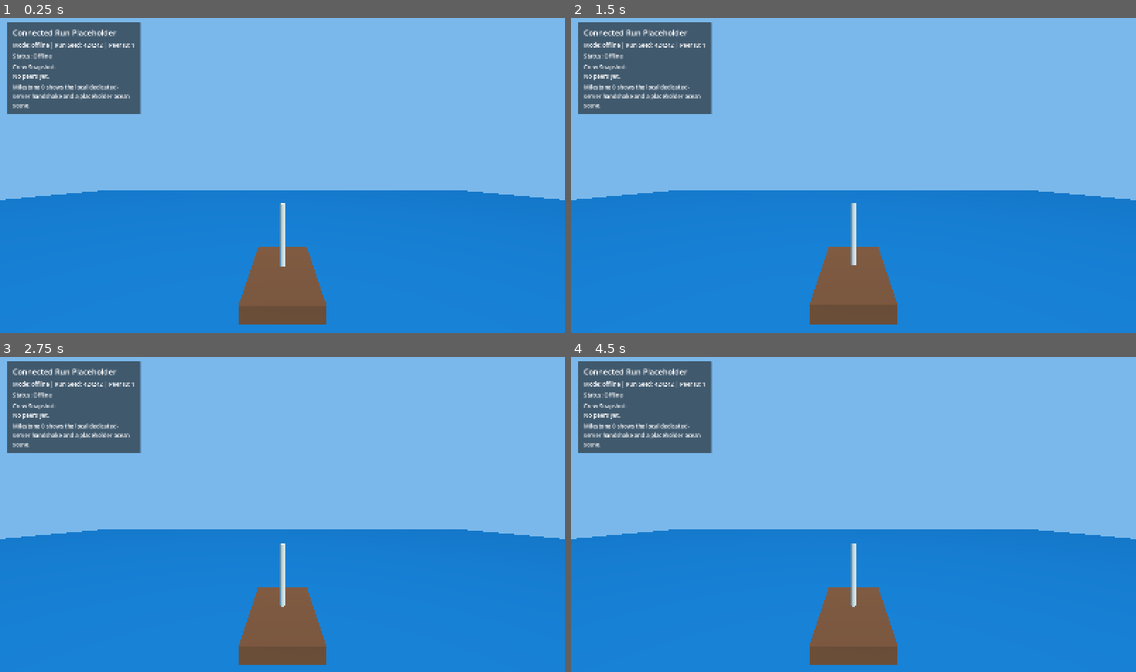
Above: before the commit, frames 1-4 (two rows, left to right).
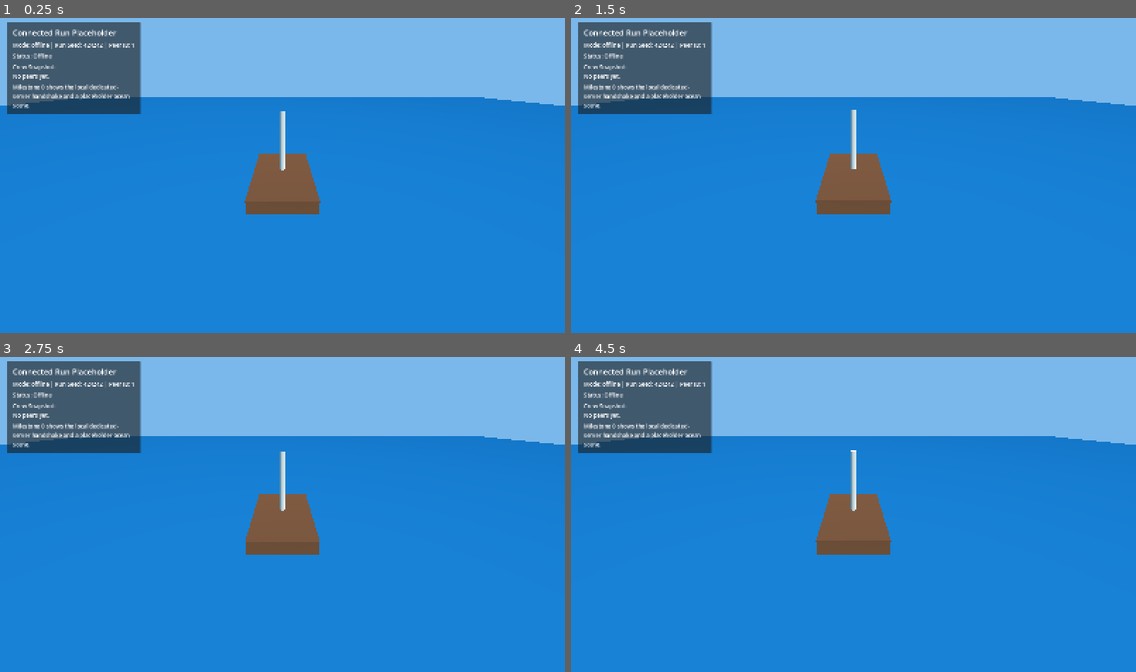
Above: after the commit, the same moments.

Repository: plypieng/built-a-boat-to-kill-mf
Game: Godot game, scene res://scenes/run_client/run_client.tscn
Same seed, same stepped clock (60 frames per second), same inputs: the game is played once before the commit and once after it. This scene is started directly instead of the project's main scene.
Inputs:
- Up to frame 1 (0.25 s): no input
- Up to frame 2 (1.5 s): tap Enter at 0.5 s; tap Space at 1.25 s
- Up to frame 3 (2.75 s): tap Enter at 2 s
- Up to frame 4 (4.5 s): tap Space at 3.5 s; tap Enter at 4.25 s

The runs differ from the first frame. In frame 1, 34% of the frame differs, in the area x 0-100%, y 25-98%; in frame 2, 34%; in frame 3, 34%; in frame 4, 34%.

Commit message:
Improve Godot client connect flow

Diff:
--- a/autoload/game_config.gd
+++ b/autoload/game_config.gd
@@ -9,8 +9,6 @@
 func is_server_mode() -> bool:
 	if OS.has_feature("dedicated_server"):
 		return true
-	if DisplayServer.get_name() == "headless":
-		return true
 	return "--server" in OS.get_cmdline_user_args()
 
 func parse_cmdline_overrides() -> Dictionary:
@@ -19,6 +17,8 @@
 		"port": DEFAULT_PORT,
 		"player_name": DEFAULT_PLAYER_NAME,
 		"seed": DEFAULT_RUN_SEED,
+		"autoconnect": false,
+		"quit_after_connect_ms": 0,
 	}
 
 	for arg in OS.get_cmdline_user_args():
@@ -30,5 +30,9 @@
 			overrides["player_name"] = arg.trim_prefix("--name=").strip_edges()
 		elif arg.begins_with("--seed="):
 			overrides["seed"] = arg.trim_prefix("--seed=").to_int()
+		elif arg == "--autoconnect":
+			overrides["autoconnect"] = true
+		elif arg.begins_with("--quit-after-connect-ms="):
+			overrides["quit_after_connect_ms"] = max(0, arg.trim_prefix("--quit-after-connect-ms=").to_int())
 
 	return overrides
--- a/autoload/network_runtime.gd
+++ b/autoload/network_runtime.gd
@@ -122,7 +122,6 @@
 		"name": "Crewmate %d" % peer_id,
 		"status": "connecting",
 	}
-	_send_bootstrap(peer_id)
 	_broadcast_peer_snapshot()
 	_set_status("Peer %d connected." % peer_id)
 
@@ -144,6 +143,9 @@
 func _on_server_disconnected() -> void:
 	_set_status("Server disconnected.")
 	emit_signal("client_disconnected")
+
+func get_mode_name() -> String:
+	return _mode_name()
 
 @rpc("any_peer", "call_remote", "reliable")
 func server_register_player(player_name: String) -> void:
--- a/scenes/boot/client_boot.gd
+++ b/scenes/boot/client_boot.gd
@@ -7,6 +7,7 @@
 var name_input: LineEdit
 var connect_button: Button
 var status_label: Label
+var launch_overrides: Dictionary
 
 func _ready() -> void:
 	_build_ui()
@@ -16,6 +17,9 @@
 	NetworkRuntime.connection_ready.connect(_on_connection_ready)
 	NetworkRuntime.client_connect_failed.connect(_on_connect_interrupted)
 	NetworkRuntime.client_disconnected.connect(_on_connect_interrupted)
+
+	if bool(launch_overrides.get("autoconnect", false)):
+		call_deferred("_on_connect_pressed")
 
 func _build_ui() -> void:
 	var background := ColorRect.new()
@@ -88,10 +92,10 @@
 	layout.add_child(status_label)
 
 func _populate_defaults() -> void:
-	var overrides := GameConfig.parse_cmdline_overrides()
-	host_input.text = str(overrides["host"])
-	port_input.text = str(overrides["port"])
-	name_input.text = str(overrides["player_name"])
+	launch_overrides = GameConfig.parse_cmdline_overrides()
+	host_input.text = str(launch_overrides["host"])
+	port_input.text = str(launch_overrides["port"])
+	name_input.text = str(launch_overrides["player_name"])
 	status_label.text = "Ready to connect."
 
 func _make_field_label(text: String) -> Label:
@@ -102,7 +106,7 @@
 
 func _on_connect_pressed() -> void:
 	var host := host_input.text.strip_edges()
-	var port := max(1, port_input.text.to_int())
+	var port: int = max(1, port_input.text.to_int())
 	var player_name := name_input.text.strip_edges()
 
 	connect_button.disabled = true
--- a/scenes/run_client/run_client.gd
+++ b/scenes/run_client/run_client.gd
@@ -10,6 +10,8 @@
 	_build_world()
 	_build_hud()
 	_refresh_hud()
+	_schedule_optional_quit()
+	print("Run client ready with seed %d and peer id %d." % [NetworkRuntime.run_seed, multiplayer.get_unique_id()])
 
 	NetworkRuntime.status_changed.connect(_on_status_changed)
 	NetworkRuntime.peer_snapshot_changed.connect(_on_peer_snapshot_changed)
@@ -68,8 +70,8 @@
 
 	var camera := Camera3D.new()
 	camera.position = Vector3(0.0, 5.5, 10.5)
+	add_child(camera)
 	camera.look_at(Vector3(0.0, 0.6, 0.0), Vector3.UP)
-	add_child(camera)
 
 func _build_hud() -> void:
 	var layer := CanvasLayer.new()
@@ -118,13 +120,13 @@
 
 func _refresh_hud() -> void:
 	run_label.text = "Mode: %s | Run Seed: %d | Peer ID: %d" % [
-		NetworkRuntime._mode_name(),
+		NetworkRuntime.get_mode_name(),
 		NetworkRuntime.run_seed,
 		multiplayer.get_unique_id(),
 	]
 	status_label.text = "Status: %s" % NetworkRuntime.status_message
 
-	var peer_ids := NetworkRuntime.peer_snapshot.keys()
+	var peer_ids: Array = NetworkRuntime.peer_snapshot.keys()
 	peer_ids.sort()
 	var lines := PackedStringArray()
 	for peer_id in peer_ids:
@@ -144,3 +146,21 @@
 
 func _on_run_seed_changed(_seed: int) -> void:
 	_refresh_hud()
+
+func _schedule_optional_quit() -> void:
+	var overrides := GameConfig.parse_cmdline_overrides()
+	var quit_after_connect_ms := int(overrides.get("quit_after_connect_ms", 0))
+	if quit_after_connect_ms <= 0:
+		return
+
+	var timer := Timer.new()
+	timer.one_shot = true
+	timer.wait_time = float(quit_after_connect_ms) / 1000.0
+	timer.timeout.connect(_quit_after_connect_timer)
+	add_child(timer)
+	timer.start()
+	print("Client auto-quit armed for %d ms after connect." % quit_after_connect_ms)
+
+func _quit_after_connect_timer() -> void:
+	print("Client auto-quit triggered.")
+	get_tree().quit()
Not shown, changed: README.md
Not shown, changed: progress.md
